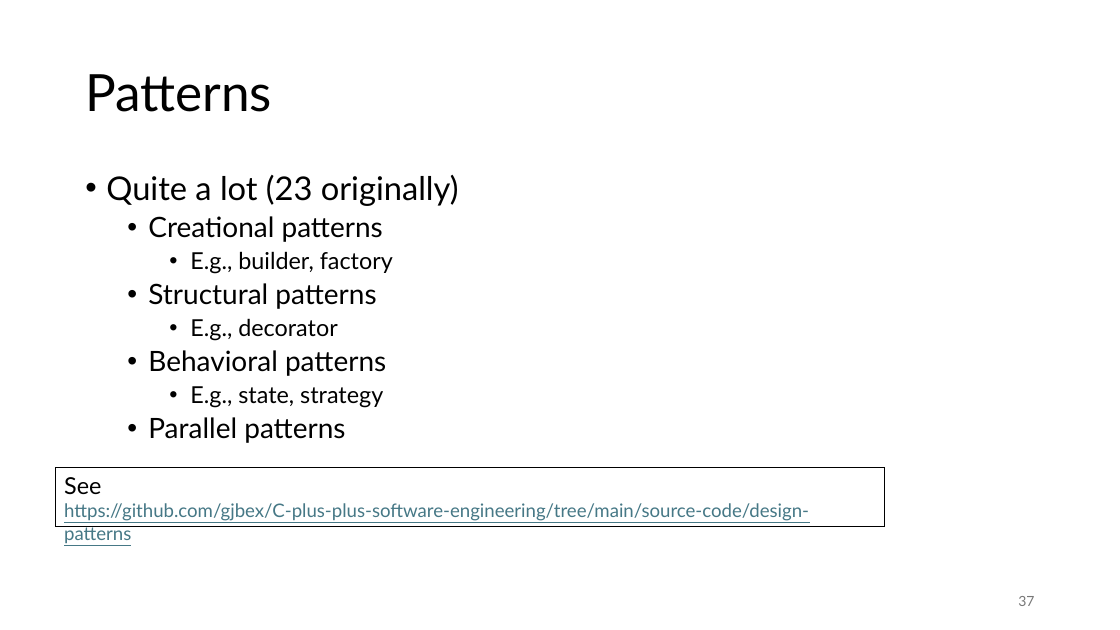
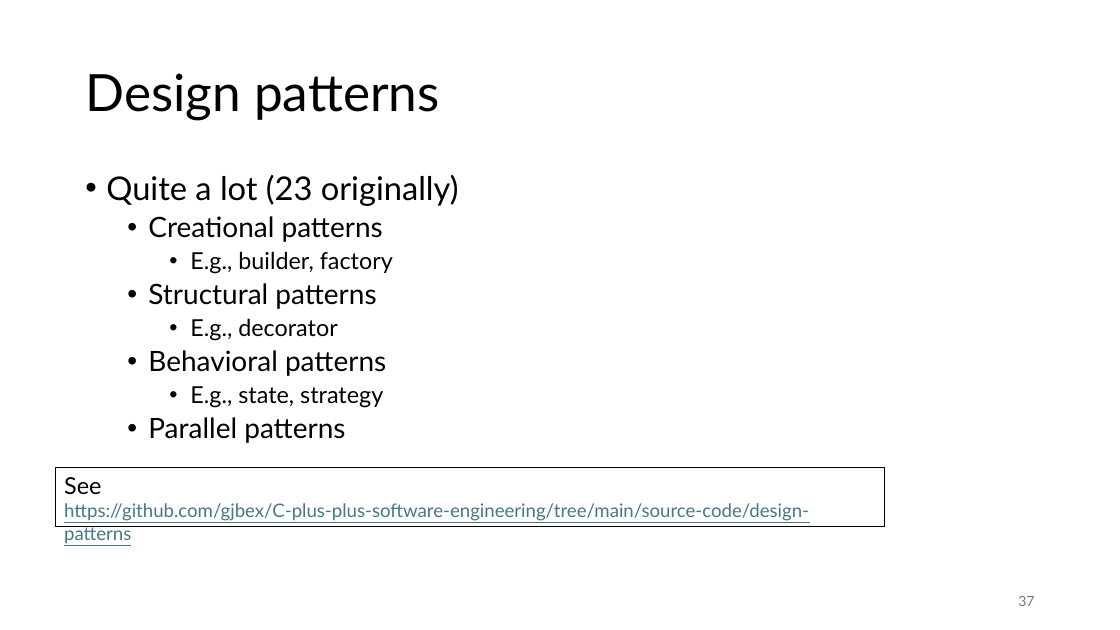
Before and after one commit to gjbex/C-plus-plus-software-engineering, a slide deck: slide 37 of cpp_software_engineering.pptx. Drawn at 1120x630 pixels with LibreOffice and Linux fonts; fonts in the diff are those of the drawing. Boxes give left, top, right and bottom in pixels: in the first picture for what was removed or moved away, otherwise in the second. Text is boxed around its words. In the diff, an @@ line names an element or a change of style, - is before the commit and + after.

Commit message:
Add UML diagrams for design patters

```diff
--- a/cpp_software_engineering.pptx
+++ b/cpp_software_engineering.pptx
@@ title at (85, 73, 440, 120): text changed @@
-Patterns
+Design patterns
```
Also in this commit, not shown: 3 slides added.
